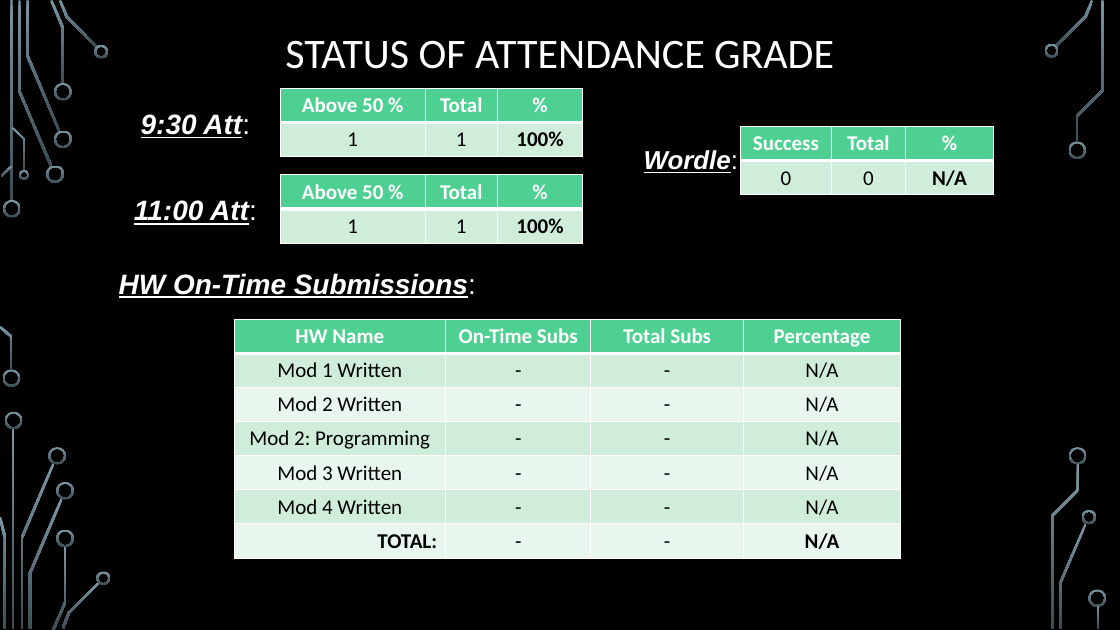
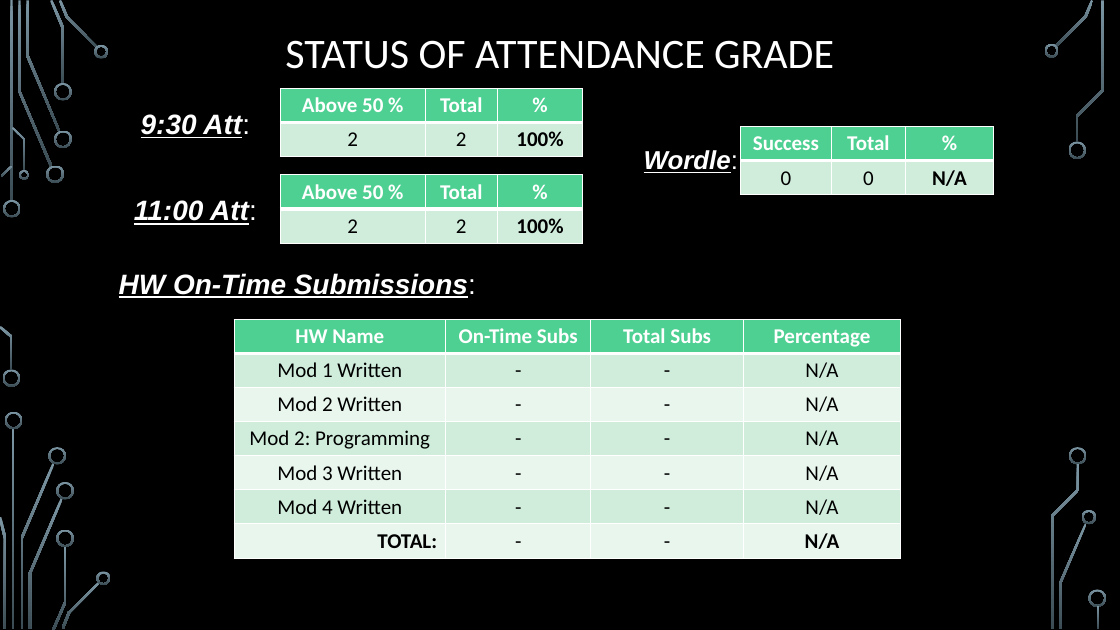
Before and after one commit to markfloryan/dmt2, a slide deck: slide 4 of slides/00-DailyAnnouncements.pptx (slide 3 before the commit). Drawn at 1120x630 pixels with LibreOffice and Linux fonts; fonts in the diff are those of the drawing; background and template pictures are left out. Boxes give left, top, right and bottom in pixels: in the first picture for what was removed or moved away, otherwise in the second. Text is boxed around its words. In the diff, an @@ line names an element or a change of style, - is before the commit and + after.

```diff
--- a/slides/00-DailyAnnouncements.pptx
+++ b/slides/00-DailyAnnouncements.pptx
@@ table at (281,89,583,157) @@
-row 2, column 1: 1
+row 2, column 1: 2
-row 2, column 2: 1
+row 2, column 2: 2
@@ table at (281,175,583,243) @@
-row 2, column 1: 1
+row 2, column 1: 2
-row 2, column 2: 1
+row 2, column 2: 2
```
Also in this commit, not shown: 1 slide added, 2 other files.
